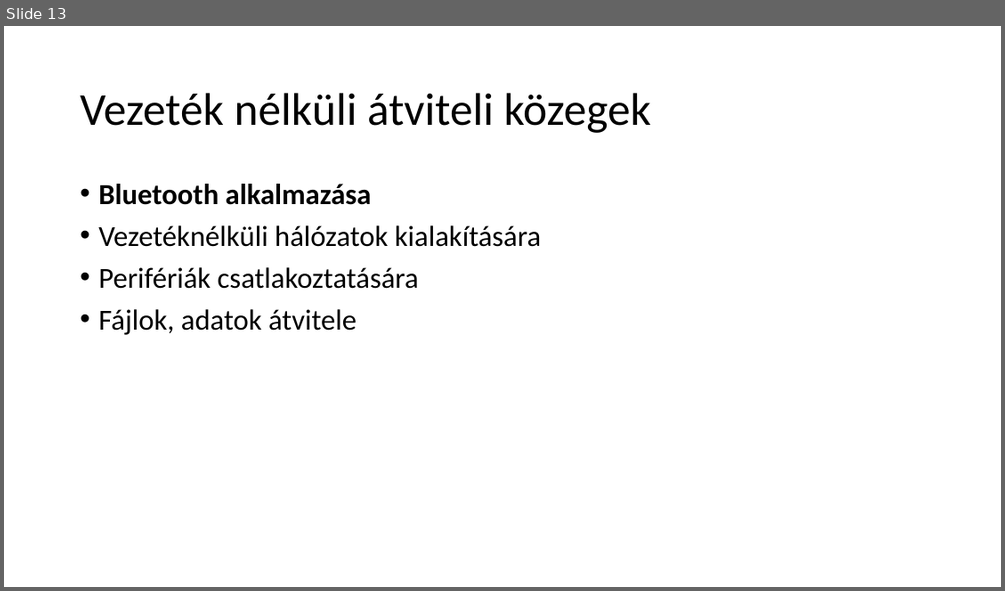
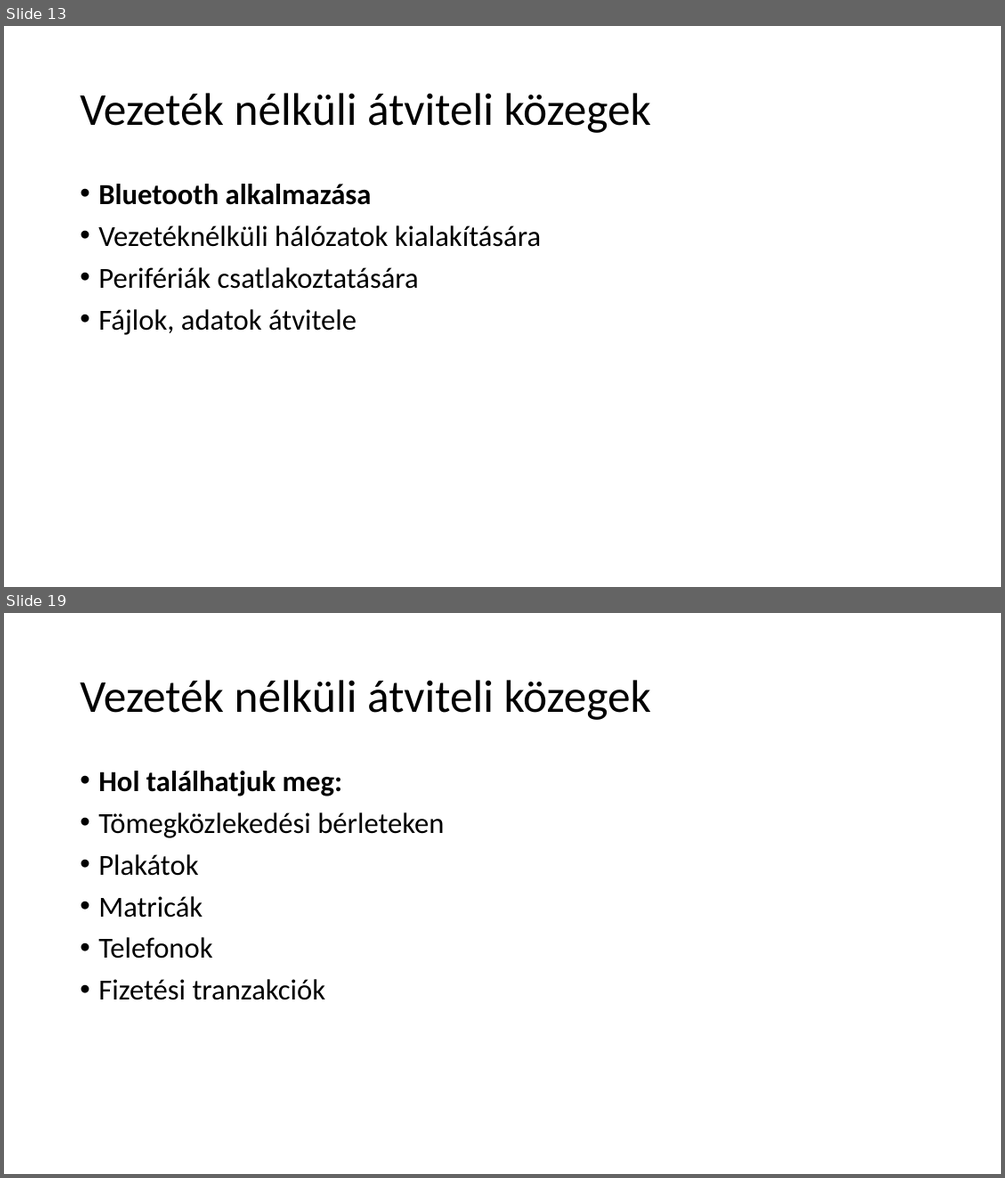
Before and after one commit to gutibalintka/Iktproll2, a slide deck: Vezeték, vezeték nélküli átviteli közegek.pptx. Shown one above the other, each under a label of ours: slide 13 before the commit, slides 13 and 19 after it; the slides between them are not shown. The pictures are 1005x591 and 1005x1178 pixels, drawn with LibreOffice and Linux fonts; fonts in the diff are those of the drawing. Boxes give left, top, right and bottom in pixels: in the first picture for what was removed or moved away, otherwise in the second. Text is boxed around its words. In the diff, an @@ line names an element or a change of style, - is before the commit and + after.

```diff
--- a/Vezeték, vezeték nélküli átviteli közegek.pptx
+++ b/Vezeték, vezeték nélküli átviteli közegek.pptx
@@ slide 19 added at <box>4,613,1001,1174</box>, background #FFFFFF @@
@@ title added at <box>80,680,651,720</box>, 44 pt, text #000000 @@
+Vezeték nélküli átviteli közegek
@@ text added at <box>98,771,444,1000</box>, 28 pt, text #000000 @@
+• Hol találhatjuk meg:
+• Tömegközlekedési bérleteken
+• Plakátok
+• Matricák
+• Telefonok
+• Fizetési tranzakciók
```
Also in this commit, not shown: 9 other slides added.
